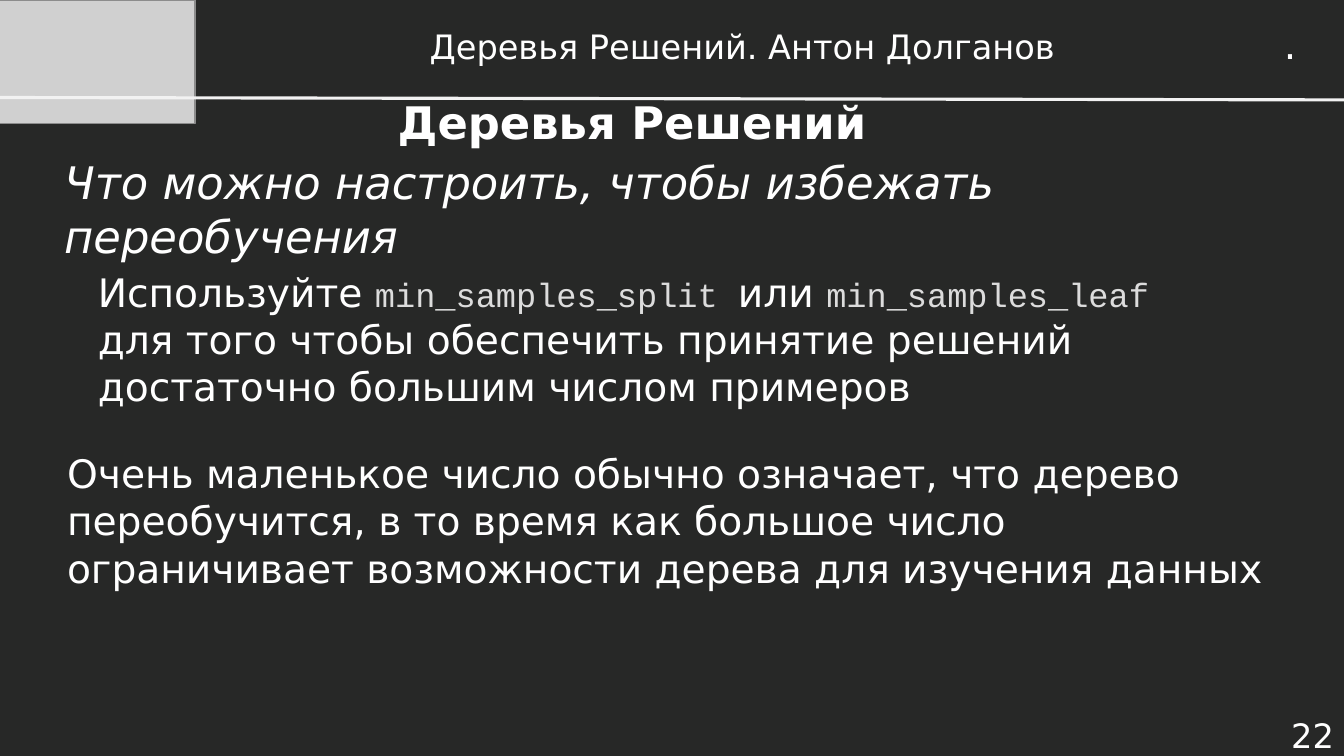
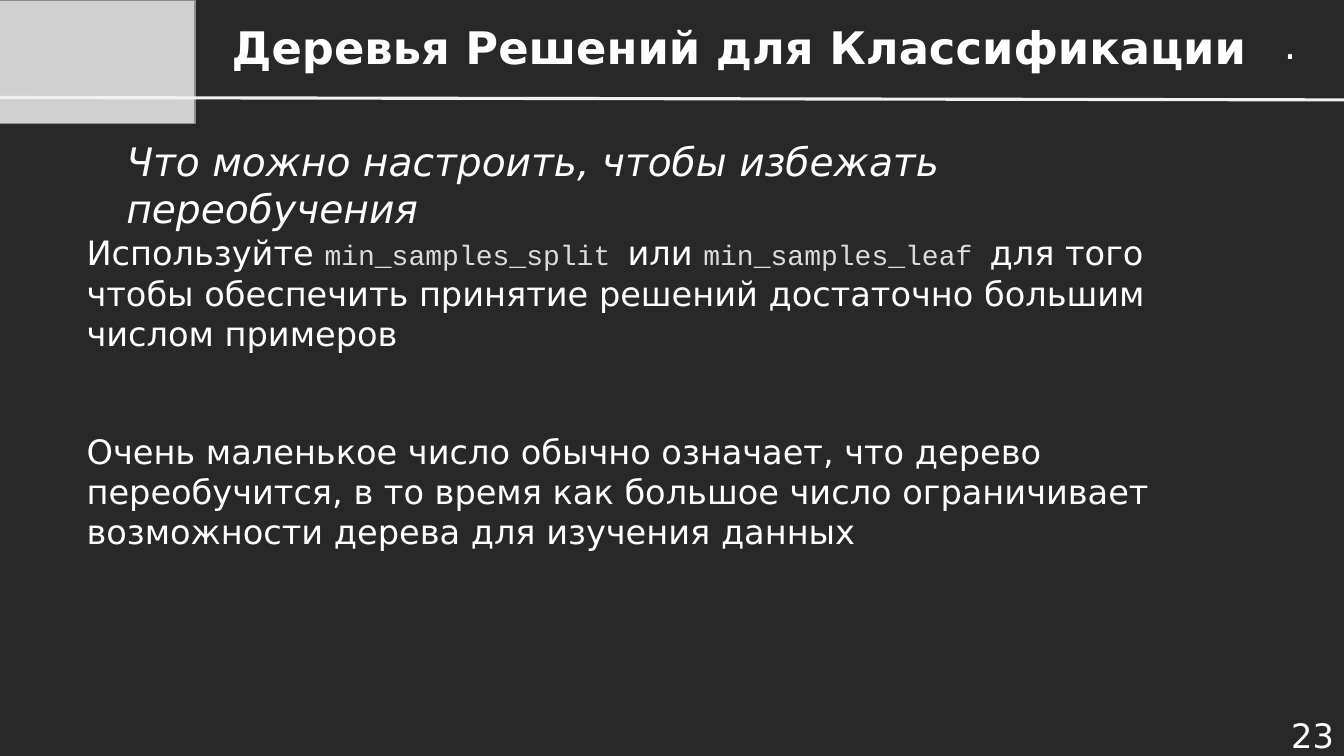
Before and after one commit to dayekb/Study, a slide deck: slide 23 of rus/UrFU/IST in Medicine/1 season/Презентации/Лекция 1.10 - Деревья Решений.pptx (slide 22 before the commit). Drawn at 1344x756 pixels with LibreOffice and Linux fonts; fonts in the diff are those of the drawing; grey boxes stand for pictures. Boxes give left, top, right and bottom in pixels: in the first picture for what was removed or moved away, otherwise in the second. Text is boxed around its words. In the diff, an @@ line names an element or a change of style, - is before the commit and + after.

```diff
--- a/rus/UrFU/IST in Medicine/1 season/Презентации/Лекция 1.10 - Деревья Решений.pptx
+++ b/rus/UrFU/IST in Medicine/1 season/Презентации/Лекция 1.10 - Деревья Решений.pptx
@@ text at (x1=232, y1=29, x2=1246, y2=74): text changed; size 24 to 32 pt; bold on @@
-Деревья Решений. Антон Долганов
+Деревья Решений для Классификации
@@ title removed at (x1=398, y1=104, x2=866, y2=149) @@
-Деревья Решений
@@ text "Что можно настроить, чтобы избежать ..." moved from (x1=64, y1=164, x2=994, y2=263) to (x1=126, y1=145, x2=939, y2=231) @@
@@ text "Что можно настроить, чтобы избежать ..." at (x1=126, y1=145, x2=939, y2=231): size 32 to 28 pt @@
@@ text "Используйте min_samples_split или min_samples_leaf для ..." moved from (x1=98, y1=277, x2=1149, y2=409) to (x1=87, y1=239, x2=1144, y2=353) @@
@@ text "Используйте min_samples_split или min_samples_leaf для ..." at (x1=87, y1=239, x2=1144, y2=353): size 28 to 24 pt in "Используйте или для того чтобы обеспечить принятие ..."; size 24 to 20 pt in "min_samples_split min_samples_leaf" @@
@@ text "Очень маленькое число обычно означает, ..." moved from (x1=67, y1=457, x2=1262, y2=591) to (x1=87, y1=438, x2=1148, y2=551) @@
@@ text "Очень маленькое число обычно означает, ..." at (x1=87, y1=438, x2=1148, y2=551): size 28 to 24 pt @@
@@ page number at (x1=1291, y1=723, x2=1334, y2=749): text changed @@
-22
+23
```
Also in this commit, not shown: 42 other slides changed, 2 slides added, 3 slides removed, 14 other files.
